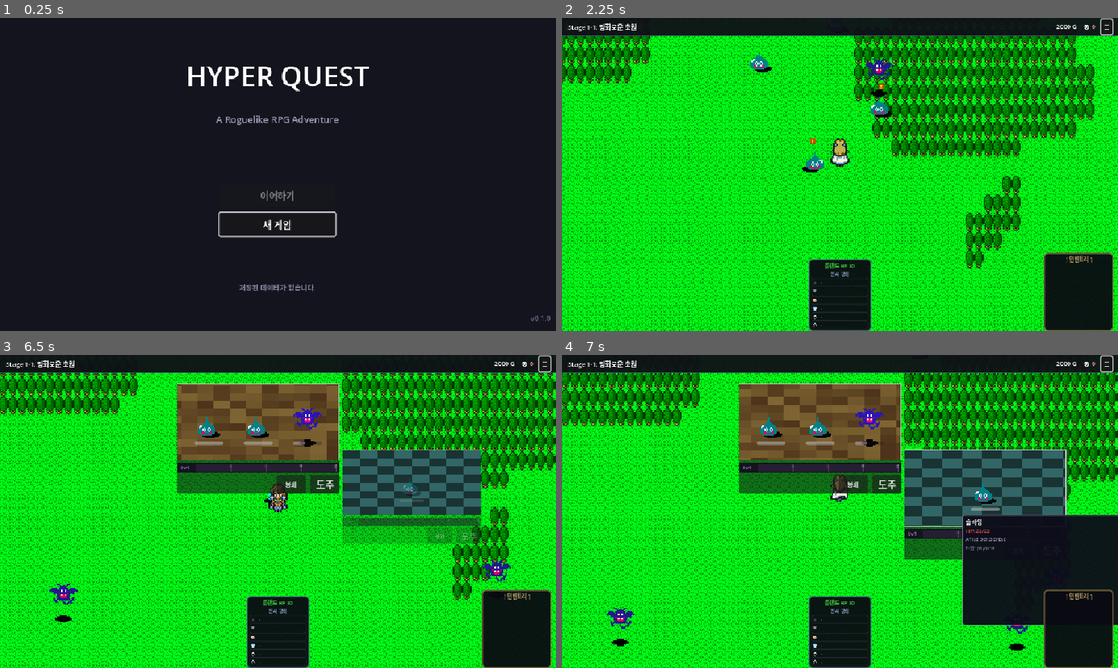
Above: before the commit, frames 1-4 (two rows, left to right).
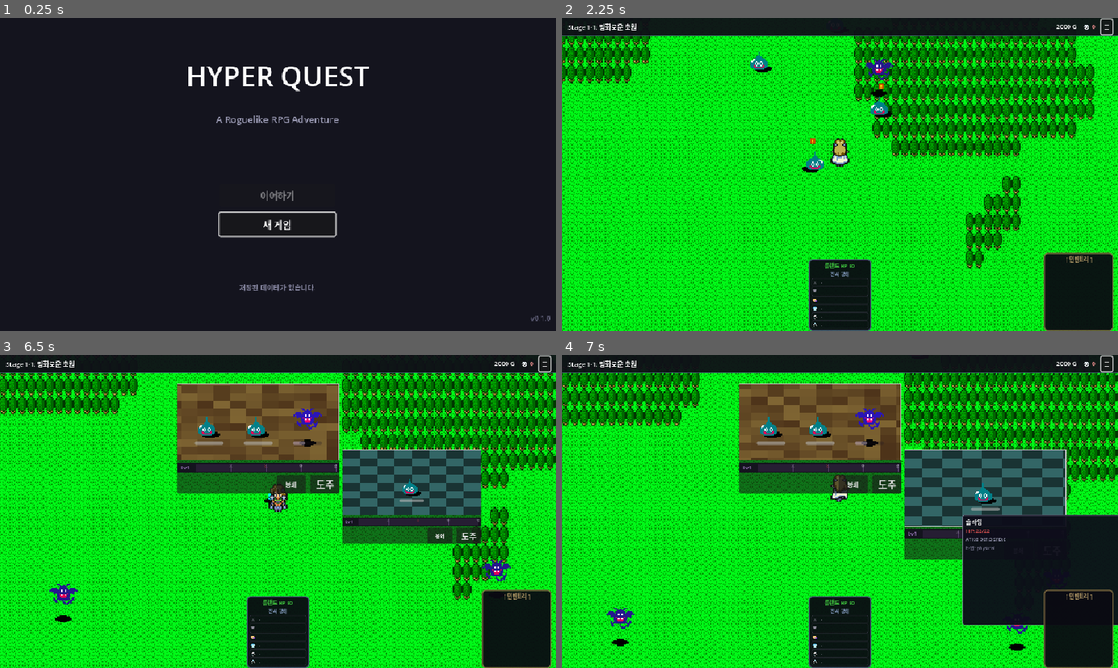
Above: after the commit, the same moments.

Repository: limmmmmmn/Appears-Appears
Game: Godot game, scene res://scenes/main/Main.tscn
The game is run twice, just before and just after one commit, with the same random seed, the same clock (stepped at 60 frames per second) and the same inputs.
Inputs (mouse positions are in pixels of both pictures, inside the frame that each line leads up to):
- Up to frame 1 (0.25 s): no input
- Up to frame 2 (2.25 s): click "새 게임" at 0.5 s; click "☰" at 1.25 s; tap Enter at 2, 2.1 s; move the mouse to (812, 237) at 2.02 s; hold Up (ui_up) from 2.03 s (still down); click (812, 237) at 2.17 s
- Up to frame 3 (6.5 s): release Up (ui_up) at 2.75 s; drag from (389, 467) to (278, 389) at 2.77 s; move the mouse to (111, 464) at 3.52 s; hold Left (ui_left) 3.53-4.25 s; tap Enter at 3.6, 5.1 s; drag from (305, 511) to (339, 395) at 4.27 s; move the mouse to (194, 433) at 5.02 s; hold Down (ui_down) 5.03-5.75 s; drag from (400, 495) to (266, 467) at 5.77 s
- Up to frame 4 (7 s): move the mouse to (973, 495) at 6.52 s; hold Up (ui_up) from 6.53 s (still down); tap Enter at 6.6 s; click (973, 495) at 6.67 s

Frames 1-2 are identical in both runs. In frame 3, 2.5% of the frame differs, in the area x 61-87%, y 30-61%; in frame 4, nothing differs.

Commit message:
원념 Lv3 분노(ATB 가속), Lv4 전조(테두리 펄스), Lv5 엘리트 소환 구현
- Lv3 분노: 적 ATB 충전 속도 1.5배 (GRUDGE_RAGE_ATB_MULT)
- Lv4 전조: 빨간 테두리 펄스 효과 + "무언가가 오고 있다…" 메시지
- Lv5 엘리트: 현재 적 종류 중 랜덤 1마리를 엘리트로 즉시 소환
- Lv5에서 테두리 색상 더 강렬하게 + 배경 살짝 붉게 틴팅
- setup_new()에서 테두리/modulate 초기화 추가

https://claude.ai/code/session_01Ns7cN995J31fYEnLWUuFzS

Diff:
--- a/scripts/battle/BattleWindow.gd
+++ b/scripts/battle/BattleWindow.gd
@@ -110,6 +110,7 @@
 const GRUDGE_LEVEL_THRESHOLDS: Array = [0.0, 25.0, 50.0, 75.0, 100.0]  # Lv1~5 경계값
 const GRUDGE_LEVEL_ICONS: Array = ["⚔", "💢", "👁", "💀"]  # Lv2/3/4/5 노치 아이콘
 const GRUDGE_LEVEL_LABELS: Array = ["증원", "분노", "전조", "엘리트"]  # 노치 설명
+const GRUDGE_RAGE_ATB_MULT: float = 1.5  # Lv3+ 적 ATB 속도 배율
 
 # 원념 UI 참조
 var grudge_panel: PanelContainer = null
@@ -118,6 +119,10 @@
 var grudge_level_label: Label = null  # 레벨 텍스트
 var grudge_notch_icons: Array = []  # 노치 아이콘들
 
+# 원념 Lv4+ 테두리 펄스
+var _grudge_border_style: StyleBoxFlat = null
+var _grudge_border_pulse_time: float = 0.0
+
 
 func _ready() -> void:
 	visible = false
@@ -161,6 +166,10 @@
 
 	_update_atb_system(delta)
 	_update_background_effect(delta)
+
+	# 원념 Lv4+ 테두리 펄스
+	if grudge_level >= 4 and _grudge_border_style:
+		_update_grudge_border_pulse(delta)
 
 
 #region 전투 초기화 (새 시스템)
@@ -178,6 +187,9 @@
 	# 원념 초기화
 	grudge_value = 0.0
 	grudge_level = 1
+	_grudge_border_style = null
+	_grudge_border_pulse_time = 0.0
+	modulate = Color.WHITE
 	_update_grudge_ui()
 
 	# 루팅 배율 계산 (엘리트: x2, 보스: x4, 기본: x1)
@@ -362,7 +374,8 @@
 		# 아직 행동 준비 안 된 적은 게이지 충전
 		if unit["atb"] < ATB_MAX:
 			var unit_speed: float = float(unit["speed"])
-			var fill_amount: float = ATB_FILL_RATE * (unit_speed / 10.0) * delta
+			var rage_mult: float = GRUDGE_RAGE_ATB_MULT if grudge_level >= 3 else 1.0
+			var fill_amount: float = ATB_FILL_RATE * (unit_speed / 10.0) * rage_mult * delta
 			unit["atb"] = minf(unit["atb"] + fill_amount, ATB_MAX)
 
 		# 게이지가 가득 찬 적은 준비 목록에 추가
@@ -2077,6 +2090,18 @@
 	if new_level == 2:
 		call_deferred("_grudge_spawn_reinforcement")
 
+	# 6) Lv3 효과: 분노 - 적 ATB 속도 증가 (ATB 시스템에서 자동 적용)
+	if new_level == 3:
+		_send_log("💢 적의 공격 속도가 빨라졌다!", Color.ORANGE_RED)
+
+	# 7) Lv4 효과: 전조 - 위험 테두리 활성화
+	if new_level == 4:
+		_activate_grudge_danger_border()
+
+	# 8) Lv5 효과: 엘리트 등장
+	if new_level == 5:
+		call_deferred("_grudge_spawn_elite")
+
 
 func _bounce_grudge_notch_icon(level: int) -> void:
 	## 레벨업한 노치 아이콘 튀어오르기 연출
@@ -2100,8 +2125,8 @@
 	var messages: Array = [
 		"",
 		"원념이 강해졌다. 적이 더 몰려온다!",  # Lv2
-		"적의 분노가 거세집니다!",  # Lv3
-		"불길한 전조가 감지됩니다...",  # Lv4
+		"원념이 폭발했다. 적이 분노했다!",  # Lv3
+		"무언가가 오고 있다…",  # Lv4
 		"원념이 극에 달했습니다!!",  # Lv5
 	]
 	var msg_idx: int = clampi(new_level - 1, 0, messages.size() - 1)
@@ -2145,6 +2170,56 @@
 	add_enemy(random_enemy_id, false)
 
 
+func _activate_grudge_danger_border() -> void:
+	## Lv4 전조: 위험한 빨간 테두리 펄스 활성화
+	_grudge_border_style = StyleBoxFlat.new()
+	_grudge_border_style.bg_color = Color(0.1, 0.05, 0.05, 0.95)
+
+	_grudge_border_style.border_width_left = 3
+	_grudge_border_style.border_width_top = 3
+	_grudge_border_style.border_width_right = 3
+	_grudge_border_style.border_width_bottom = 3
+	_grudge_border_style.border_color = Color(0.8, 0.1, 0.1)
+
+	_grudge_border_style.corner_radius_top_left = 4
+	_grudge_border_style.corner_radius_top_right = 4
+	_grudge_border_style.corner_radius_bottom_left = 4
+	_grudge_border_style.corner_radius_bottom_right = 4
+
+	add_theme_stylebox_override("panel", _grudge_border_style)
+	_grudge_border_pulse_time = 0.0
+
+
+func _update_grudge_border_pulse(delta: float) -> void:
+	## Lv4+ 테두리 펄스 연출
+	_grudge_border_pulse_time += delta
+	var pulse_speed: float = 3.0 if grudge_level >= 5 else 2.0
+	var pulse: float = (sin(_grudge_border_pulse_time * pulse_speed) + 1.0) / 2.0
+
+	var base_color := Color(0.8, 0.1, 0.1)
+	if grudge_level >= 5:
+		base_color = Color(0.9, 0.05, 0.4)  # Lv5: 더 강렬한 색
+	var bright_color: Color = base_color.lightened(0.4)
+	_grudge_border_style.border_color = base_color.lerp(bright_color, pulse)
+
+	# Lv5에서 배경 살짝 붉게
+	if grudge_level >= 5:
+		var bg_tint: float = pulse * 0.08
+		modulate = Color(1.0 + bg_tint, 1.0 - bg_tint * 0.3, 1.0 - bg_tint * 0.3)
+
+
+func _grudge_spawn_elite() -> void:
+	## 원념 Lv5: 엘리트 적 1마리 소환
+	if current_state != BattleState.RUNNING:
+		return
+	if enemy_data_list.is_empty():
+		return
+
+	var random_enemy_id: String = enemy_data_list[randi() % enemy_data_list.size()]
+	add_enemy(random_enemy_id, true)  # is_elite = true
+	_send_log("💀 엘리트가 나타났다!", Color.DARK_MAGENTA)
+
+
 func get_grudge_level() -> int:
 	return grudge_level
 
